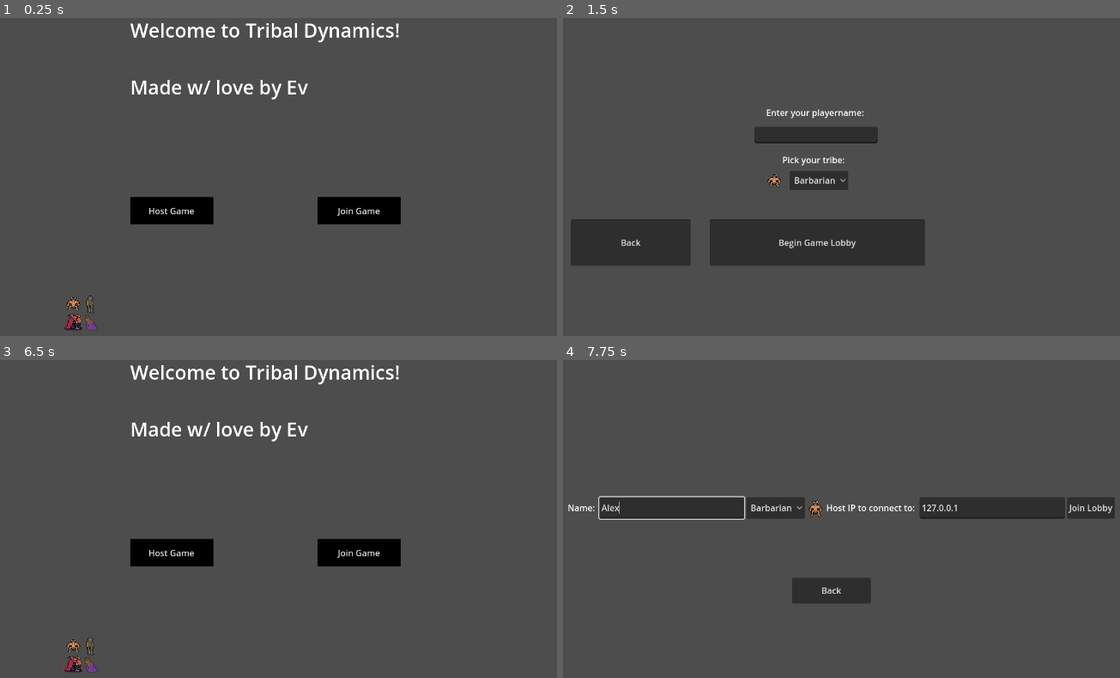
Above: before the commit, frames 1-4 (two rows, left to right).
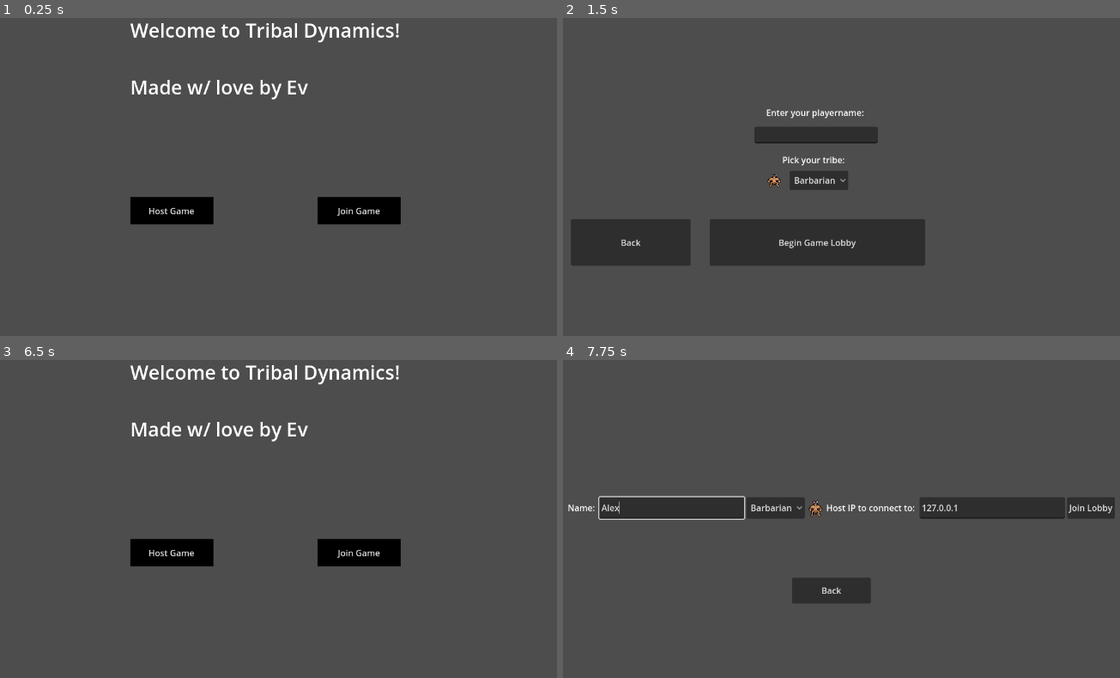
Above: after the commit, the same moments.

Repository: OneWhoLepps/TribalDynamics
Game: Godot game, scene res://Scenes/RefactoredTribalDynamics/MainScene.tscn
Same seed, same stepped clock (60 frames per second), same inputs: the game is played once before the commit and once after it.
Inputs (mouse positions are in pixels of both pictures, inside the frame that each line leads up to):
- Up to frame 1 (0.25 s): no input
- Up to frame 2 (1.5 s): tap Enter at 0.5 s; move the mouse to (1014, 151) at 0.52 s; click (1014, 151) at 0.67 s; click "Host Game" at 1.25 s
- Up to frame 3 (6.5 s): click (250, 477) at 2.02 s; type "Alex" at 2.1 s; click "Begin Game Lobby" at 2.75 s; click (172, 452) at 3.5 s; click (172, 452) at 4.25 s; click (94, 452) at 5 s; click "Leave" at 5.75 s
- Up to frame 4 (7.75 s): click "Join Game" at 6.5 s; click (674, 509) at 7.27 s; type "Alex" at 7.35 s

The runs differ from the first frame. In frame 1, 0.3% of the frame differs, in the area x 11-18%, y 87-99%; in frame 2, nothing differs; in frame 3, 0.3%; in frame 4, nothing differs.

Commit message:
Add fight cloud animation and start preparing general idle anim picker

Diff:
--- /dev/null
+++ b/Assets/GeneralIdleAnim-Picker/GeneralIdleAnim-Picker.gd
@@ -0,0 +1,41 @@
+extends Node2D
+
+# 1. Create a dropdown menu in the Inspector matching your sprite names
+@export_enum("None", "BarbGeneral", "KnightGeneral", "VampGeneral", "SnailGeneral") var selected_idle: String = "None":
+	set(value):
+		selected_idle = value
+		# Automatically update visibility whenever you change the choice in the Inspector
+		if is_node_ready():
+			_update_sprite_visibility()
+
+# 2. Get onready references to your 4 overlapping AnimatedSprite2D nodes
+@onready var sprite_1: AnimatedSprite2D = $"BarbGeneral-idle"
+@onready var sprite_2: AnimatedSprite2D = $"KnightGeneral-idle"
+@onready var sprite_3: AnimatedSprite2D = $"VampGeneral-idle"
+@onready var sprite_4: AnimatedSprite2D = $"SnailGeneral-idle"
+
+func _ready() -> void:
+	# Ensure the correct sprite is visible when the game starts
+	_update_sprite_visibility()
+
+func _update_sprite_visibility() -> void:
+	# Turn off all sprites by default
+	sprite_1.visible = false
+	sprite_2.visible = false
+	sprite_3.visible = false
+	sprite_4.visible = false
+
+	# Turn on the chosen sprite and play its animation
+	match selected_idle:
+		"BarbGeneral":
+			sprite_1.visible = true
+			sprite_1.play()
+		"KnightGeneral":
+			sprite_2.visible = true
+			sprite_2.play()
+		"VampGeneral":
+			sprite_3.visible = true
+			sprite_3.play()
+		"SnailGeneral":
+			sprite_4.visible = true
+			sprite_4.play()
--- a/Assets/GeneralIdleAnim-Picker/GeneralIdleAnim-Picker.tscn
+++ b/Assets/GeneralIdleAnim-Picker/GeneralIdleAnim-Picker.tscn
@@ -1,20 +1,26 @@
-[gd_scene load_steps=5 format=3 uid="uid://btvehvw0fkxi0"]
+[gd_scene load_steps=6 format=3 uid="uid://btvehvw0fkxi0"]
 
 [ext_resource type="PackedScene" uid="uid://cwtijk6a5jivs" path="res://Assets/Barbarian/Animations/BarbGeneral-Idle.tscn" id="1_1bfr3"]
+[ext_resource type="Script" path="res://Assets/GeneralIdleAnim-Picker/GeneralIdleAnim-Picker.gd" id="1_bw448"]
 [ext_resource type="PackedScene" uid="uid://c5hptt5ef61w0" path="res://Assets/Knight/Animations/KnightGeneral-idle.tscn" id="2_tb1yv"]
 [ext_resource type="PackedScene" uid="uid://b6u03g4hwp0rn" path="res://Assets/Vampire/Animations/VampGeneral-Idle.tscn" id="3_n16et"]
 [ext_resource type="PackedScene" uid="uid://cxxpbpmb5s6ti" path="res://Assets/Snail/Animations/SnailGeneral-idle.tscn" id="4_fs6tn"]
 
 [node name="GeneralIdleAnim-picker" type="Node2D"]
+script = ExtResource("1_bw448")
 
 [node name="BarbGeneral-idle" parent="." instance=ExtResource("1_1bfr3")]
+visible = false
 position = Vector2(22, 21)
 
 [node name="KnightGeneral-idle" parent="." instance=ExtResource("2_tb1yv")]
-position = Vector2(53, 15)
+visible = false
+position = Vector2(21, 13)
 
 [node name="VampGeneral-idle" parent="." instance=ExtResource("3_n16et")]
-position = Vector2(22, 47)
+visible = false
+position = Vector2(19, 13)
 
 [node name="SnailGeneral-idle" parent="." instance=ExtResource("4_fs6tn")]
-position = Vector2(53, 57)
+visible = false
+position = Vector2(19, 21)
--- /dev/null
+++ b/Assets/VisualEffects/FightCloud/FightCloud.tscn
@@ -0,0 +1,80 @@
+[gd_scene load_steps=11 format=3 uid="uid://0qhjcehbhms6"]
+
+[ext_resource type="Texture2D" uid="uid://o8u6rwks3111" path="res://Assets/VisualEffects/FightCloud/Tribal_Dynamics_FightCloud-Sheet.png" id="1_jwiuh"]
+[ext_resource type="Script" path="res://Assets/SharedScripts/DefaultAnimationPlayer.gd" id="2_lvjmx"]
+
+[sub_resource type="AtlasTexture" id="AtlasTexture_rgwi0"]
+atlas = ExtResource("1_jwiuh")
+region = Rect2(0, 16, 16, 16)
+
+[sub_resource type="AtlasTexture" id="AtlasTexture_4gtvt"]
+atlas = ExtResource("1_jwiuh")
+region = Rect2(16, 16, 16, 16)
+
+[sub_resource type="AtlasTexture" id="AtlasTexture_8x4us"]
+atlas = ExtResource("1_jwiuh")
+region = Rect2(32, 16, 16, 16)
+
+[sub_resource type="AtlasTexture" id="AtlasTexture_l4lhi"]
+atlas = ExtResource("1_jwiuh")
+region = Rect2(48, 16, 16, 16)
+
+[sub_resource type="AtlasTexture" id="AtlasTexture_tqxo0"]
+atlas = ExtResource("1_jwiuh")
+region = Rect2(16, 0, 16, 16)
+
+[sub_resource type="AtlasTexture" id="AtlasTexture_gak1n"]
+atlas = ExtResource("1_jwiuh")
+region = Rect2(32, 0, 16, 16)
+
+[sub_resource type="AtlasTexture" id="AtlasTexture_5rd68"]
+atlas = ExtResource("1_jwiuh")
+region = Rect2(48, 0, 16, 16)
+
+[sub_resource type="SpriteFrames" id="SpriteFrames_ym256"]
+animations = [{
+"frames": [{
+"duration": 1.0,
+"texture": SubResource("AtlasTexture_rgwi0")
+}, {
+"duration": 1.0,
+"texture": SubResource("AtlasTexture_4gtvt")
+}, {
+"duration": 1.0,
+"texture": SubResource("AtlasTexture_8x4us")
+}, {
+"duration": 1.0,
+"texture": SubResource("AtlasTexture_l4lhi")
+}, {
+"duration": 1.0,
+"texture": SubResource("AtlasTexture_rgwi0")
+}, {
+"duration": 1.0,
+"texture": SubResource("AtlasTexture_4gtvt")
+}, {
+"duration": 1.0,
+"texture": SubResource("AtlasTexture_8x4us")
+}, {
+"duration": 1.0,
+"texture": SubResource("AtlasTexture_l4lhi")
+}, {
+"duration": 1.0,
+"texture": SubResource("AtlasTexture_tqxo0")
+}, {
+"duration": 1.0,
+"texture": SubResource("AtlasTexture_gak1n")
+}, {
+"duration": 1.0,
+"texture": SubResource("AtlasTexture_5rd68")
+}],
+"loop": true,
+"name": &"default",
+"speed": 3.0
+}]
+
+[node name="FightCloud" type="Node2D"]
+
+[node name="FightCloud-Sprite" type="AnimatedSprite2D" parent="."]
+sprite_frames = SubResource("SpriteFrames_ym256")
+frame_progress = 0.812653
+script = ExtResource("2_lvjmx")
--- a/Scenes/RefactoredTribalDynamics/MainScene.tscn
+++ b/Scenes/RefactoredTribalDynamics/MainScene.tscn
@@ -1,7 +1,6 @@
-[gd_scene load_steps=6 format=3 uid="uid://csu3gmiv2ib54"]
+[gd_scene load_steps=5 format=3 uid="uid://csu3gmiv2ib54"]
 
 [ext_resource type="Script" path="res://Scripts/RefactoredTribalDynamics/MainScene.gd" id="1_hohkm"]
-[ext_resource type="PackedScene" uid="uid://btvehvw0fkxi0" path="res://Assets/GeneralIdleAnim-Picker/GeneralIdleAnim-Picker.tscn" id="2_k6uko"]
 
 [sub_resource type="StyleBoxFlat" id="StyleBoxFlat_xpesv"]
 bg_color = Color(0, 0, 0, 1)
@@ -55,8 +54,5 @@
 position = Vector2(576, 324)
 scale = Vector2(1.59116, 0.576512)
 
-[node name="GeneralIdleAnim-picker" parent="." instance=ExtResource("2_k6uko")]
-position = Vector2(198, 584)
-
 [connection signal="pressed" from="HostButton" to="." method="_on_HostButton_pressed"]
 [connection signal="pressed" from="JoinButton" to="." method="_on_JoinButton_pressed"]
Renamed: Assets/VisualEffects/Tribal_Dynamics_FightCloud-Sheet.png -> Assets/VisualEffects/FightCloud/Tribal_Dynamics_FightCloud-Sheet.png
Not shown, changed: Assets/VisualEffects/FightCloud/Tribal_Dynamics_FightCloud-Sheet.png.import
